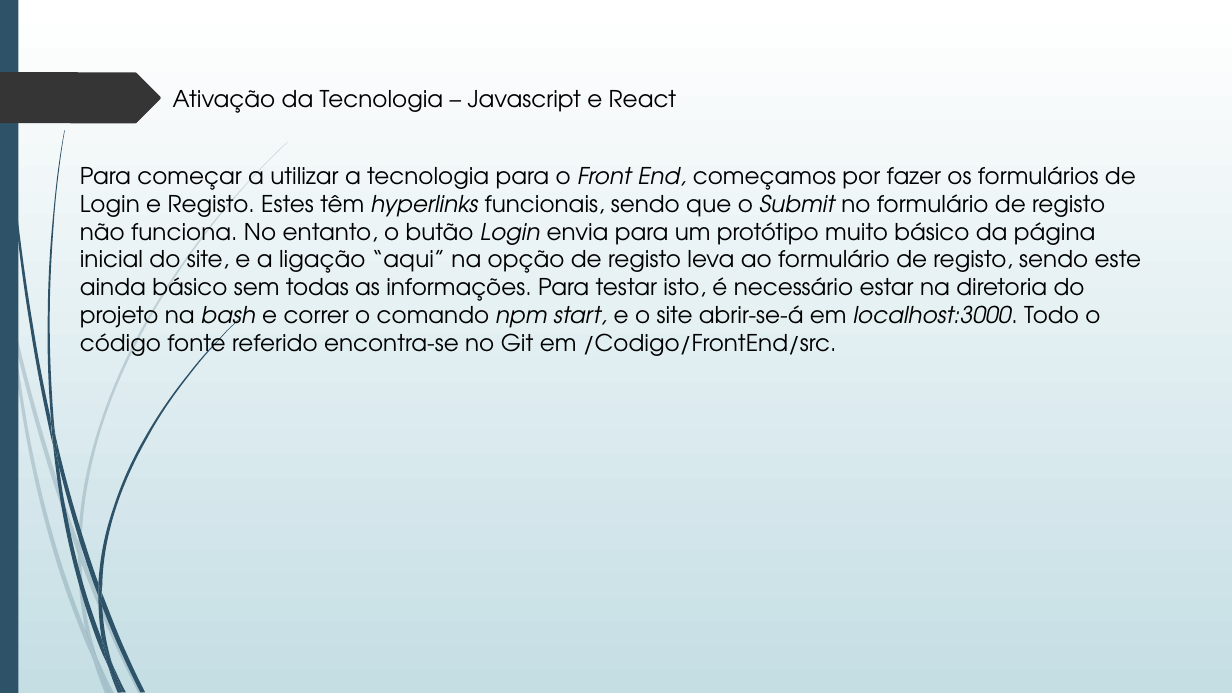
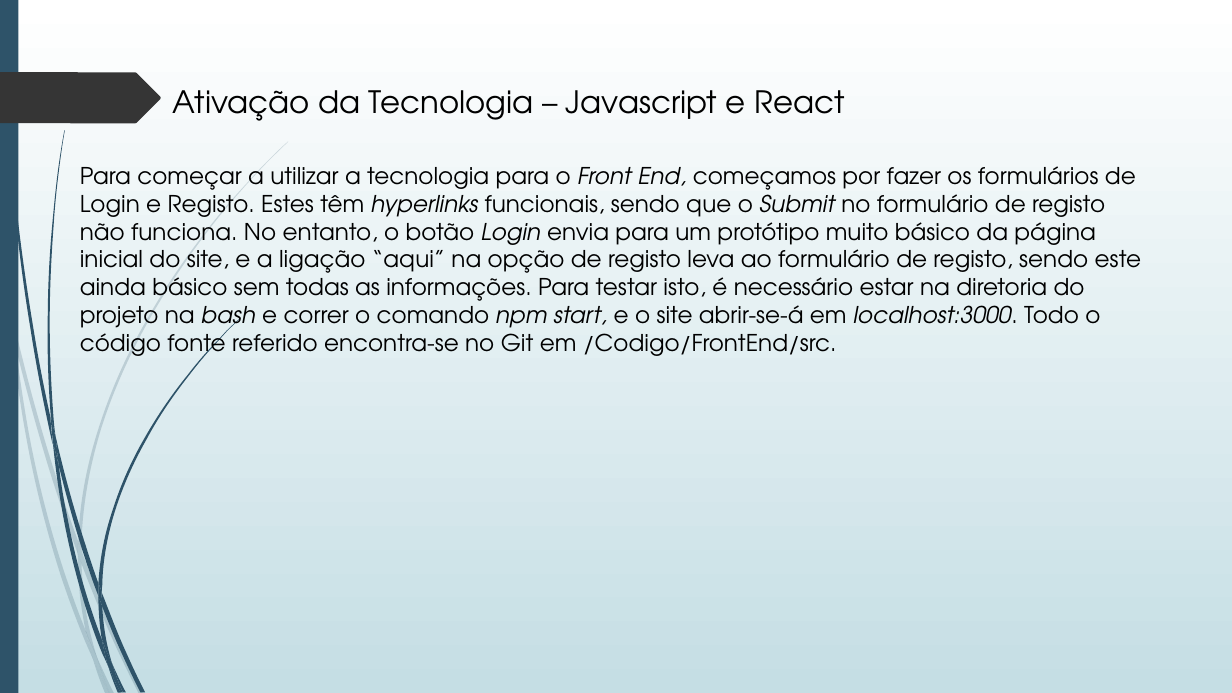
Before and after one commit to ProjetoLI4-TP1-G3-19-20/LI4, a slide deck: slide 7 of Apresentações/Apresentação1103.pptx. Drawn at 1232x693 pixels with LibreOffice and Linux fonts; fonts in the diff are those of the drawing. Boxes give left, top, right and bottom in pixels: in the first picture for what was removed or moved away, otherwise in the second. Text is boxed around its words. In the diff, an @@ line names an element or a change of style, - is before the commit and + after.

```diff
--- a/Apresentações/Apresentação1103.pptx
+++ b/Apresentações/Apresentação1103.pptx
@@ text "Ativação da Tecnologia – Javascript ..." at bbox=[173, 90, 844, 121]: size 18 to 24 pt @@
@@ text at bbox=[80, 166, 1141, 362]: text changed @@
-Para começar a utilizar a tecnologia para o Front End, começamos por fazer os formulários de Login e Registo. Estes têm hyperlinks funcionais, sendo que o Submit no formulário de registo não funciona. No entanto, o butão Login envia para um protótipo muito básico da página inicial do site, e a ligação “aqui” na opção de registo leva ao formulário de registo, sendo este ainda básico sem todas as informações. Para testar isto, é necessário estar na diretoria do projeto na bash e correr o comando npm start, e o site abrir-se-á em localhost:3000. Todo o código fonte referido encontra-se no Git em /Codigo/FrontEnd/src.
+Para começar a utilizar a tecnologia para o Front End, começamos por fazer os formulários de Login e Registo. Estes têm hyperlinks funcionais, sendo que o Submit no formulário de registo não funciona. No entanto, o botão Login envia para um protótipo muito básico da página inicial do site, e a ligação “aqui” na opção de registo leva ao formulário de registo, sendo este ainda básico sem todas as informações. Para testar isto, é necessário estar na diretoria do projeto na bash e correr o comando npm start, e o site abrir-se-á em localhost:3000. Todo o código fonte referido encontra-se no Git em /Codigo/FrontEnd/src.
```
Also in this commit, not shown: 9 other slides changed, 1 other file.
